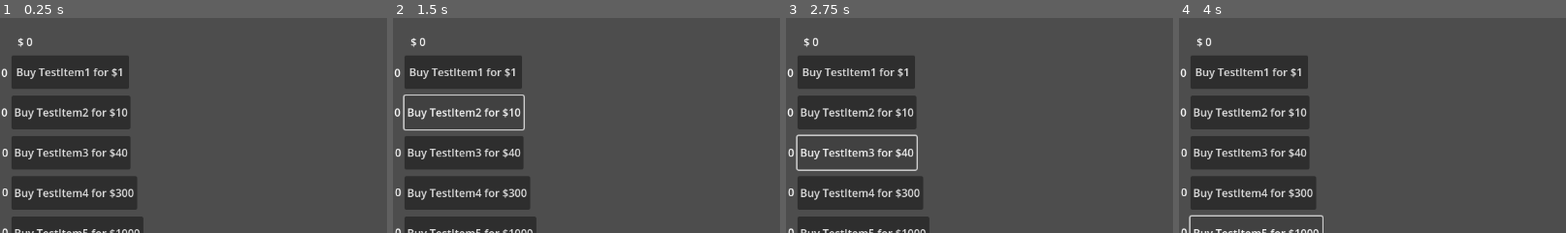
Above: before the commit, frames 1-4 (left to right).
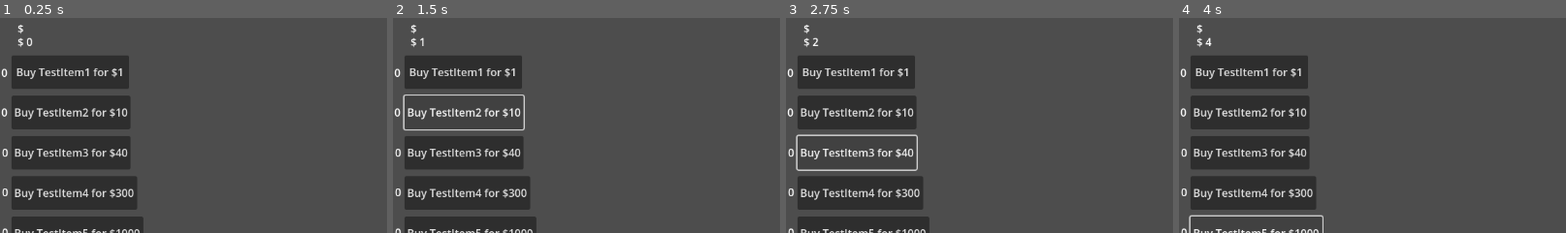
Above: after the commit, the same moments.

Repository: VaporeonLover28/Eldi-Game
Game: Godot game, scene res://testing.tscn
The game is run twice, just before and just after one commit, with the same random seed, the same clock (stepped at 60 frames per second) and the same inputs. This scene is started directly instead of the project's main scene.
Inputs:
- Up to frame 1 (0.25 s): no input
- Up to frame 2 (1.5 s): click "Buy TestItem1 for $1" at 0.5 s; click "Buy TestItem2 for $10" at 1.25 s
- Up to frame 3 (2.75 s): click "Buy TestItem3 for $40" at 2 s
- Up to frame 4 (4 s): click "Buy TestItem4 for $300" at 2.75 s; click "Buy TestItem5 for $1000" at 3.5 s
The pictures show only the part of the screen within x 0-50%, y 0-50%; the shares and areas given below are measured in that part.

The runs differ from the first frame. In frame 1, less than 0.1% of the frame differs, in the area x 4-7%, y 3-8%; in frame 2, less than 0.1%, in the area x 4-9%, y 3-14%; in frame 3, less than 0.1%; in frame 4, less than 0.1%.
Error after the commit: Parse Error: Unexpected "extends" in class body. (res://income.gd:5)

Commit message:
income label + pasta de arte
só isso msm

Diff:
--- /dev/null
+++ b/income.gd
@@ -0,0 +1,12 @@
+extends Label
+
+func _process(delta: float) -> void:
+	text = "Income/s: " + str(1 + ($"..".testidleitemlist[0].Income * $"..".amounttestitem1) + ($"..".testidleitemlist[1].Income * $"..".amounttestitem2) + ($"..".testidleitemlist[2].Income * $"..".amounttestitem3) + ($"..".testidleitemlist[3].Income * $"..".amounttestitem4) + ($"..".testidleitemlist[4].Income * $"..".amounttestitem5) + ($"..".testidleitemlist[5].Income * $"..".amounttestitem6))
+extends Label
+
+func _process(delta: float) -> void:
+	text = "Income/s: " + str(1 + ($"..".testidleitemlist[0].Income * $"..".amounttestitem1) + ($"..".testidleitemlist[1].Income * $"..".amounttestitem2) + ($"..".testidleitemlist[2].Income * $"..".amounttestitem3) + ($"..".testidleitemlist[3].Income * $"..".amounttestitem4) + ($"..".testidleitemlist[4].Income * $"..".amounttestitem5) + ($"..".testidleitemlist[5].Income * $"..".amounttestitem6))
+extends Label
+
+func _process(delta: float) -> void:
+	text = "Income/s: " + str(1 + ($"..".testidleitemlist[0].Income * $"..".amounttestitem1) + ($"..".testidleitemlist[1].Income * $"..".amounttestitem2) + ($"..".testidleitemlist[2].Income * $"..".amounttestitem3) + ($"..".testidleitemlist[3].Income * $"..".amounttestitem4) + ($"..".testidleitemlist[4].Income * $"..".amounttestitem5) + ($"..".testidleitemlist[5].Income * $"..".amounttestitem6))
--- a/testing.gd
+++ b/testing.gd
@@ -30,3 +30,6 @@
 #makes the prices grows
 func upscaleprice(button):
 	testidleitemlist[str_to_var(button.name)].Price = round(testidleitemlist[str_to_var(button.name)].Price * 1.25 + 1)
+
+func _on_givemoney_timeout() -> void:
+	moneytest += 1 + (testidleitemlist[0].Income * amounttestitem1) + (testidleitemlist[1].Income * amounttestitem2) + (testidleitemlist[2].Income * amounttestitem3) + (testidleitemlist[3].Income * amounttestitem4) + (testidleitemlist[4].Income * amounttestitem5) + (testidleitemlist[5].Income * amounttestitem6)
--- a/testing.tscn
+++ b/testing.tscn
@@ -14,6 +14,7 @@
 [ext_resource type="Resource" uid="uid://b06ugvhyfglol" path="res://testitem5.tres" id="7_mv4eq"]
 [ext_resource type="Resource" uid="uid://g2bpp2511tfd" path="res://testitem6.tres" id="8_v66gs"]
 [ext_resource type="Script" path="res://ai.gd" id="11_4qh4k"]
+[ext_resource type="Script" path="res://income.gd" id="14_pyh3o"]
 
 [sub_resource type="RectangleShape2D" id="RectangleShape2D_csr81"]
 size = Vector2(800, 500)
@@ -22,6 +23,9 @@
 script = ExtResource("1_s5jwy")
 testidleitemlist = Array[ExtResource("2_a0lal")]([ExtResource("3_nwgcm"), ExtResource("4_32nrm"), ExtResource("5_avxn4"), ExtResource("6_gg4xu"), ExtResource("7_mv4eq"), ExtResource("8_v66gs")])
 metadata/_edit_pinned_properties_ = [&"testidleitemlist"]
+
+[node name="givemoney" type="Timer" parent="."]
+autostart = true
 
 [node name="groundarraytest" type="Node2D" parent="."]
 script = ExtResource("1_xlb4c")
@@ -2942,6 +2946,14 @@
 text = "$"
 script = ExtResource("4_wyvfa")
 
+[node name="income" type="Label" parent="."]
+offset_left = 26.0
+offset_top = 11.0
+offset_right = 106.0
+offset_bottom = 34.0
+text = "$"
+script = ExtResource("14_pyh3o")
+
 [node name="moneygen" type="Area2D" parent="."]
 
 [node name="CollisionShape2D" type="CollisionShape2D" parent="moneygen"]
@@ -2996,6 +3008,7 @@
 text = "asdasd"
 script = ExtResource("6_xq3ea")
 
+[connection signal="timeout" from="givemoney" to="." method="_on_givemoney_timeout"]
 [connection signal="input_event" from="moneygen" to="." method="_on_moneygen_input_event"]
 [connection signal="pressed" from="0" to="0" method="_on_pressed"]
 [connection signal="pressed" from="1" to="1" method="_on_pressed"]
Not shown: 1 places in testing.tscn that only renumber resources
